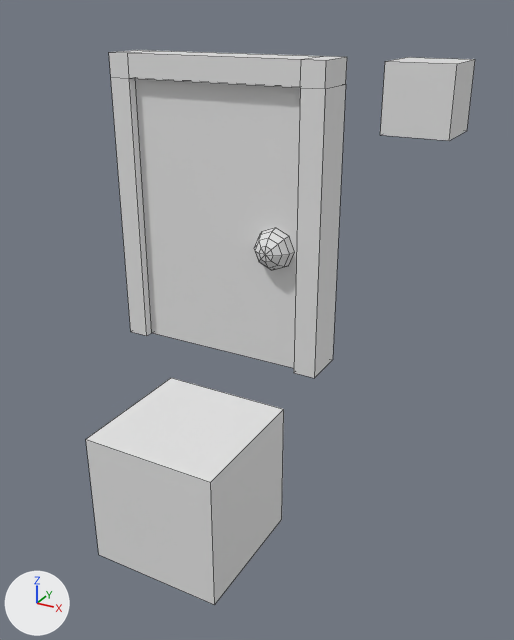
Two versions of the Blender file saunastein/assets/blends/saunaguy.blend, one commit apart.
Camera for both pictures: a 50 mm camera at (10.0, -13.09, 7.37) aimed at (2.67, 0.24, 0.7). Every picture has the same lights, and +X, +Y and +Z are marked at lower left. Mesh edges are drawn as thin lines. Objects named as collision shapes, trigger or cutter boxes, shadow casters or lower levels of detail are left out.

In view in the first picture: 'cube.001', 'cube.002', 'door', 'door_root'.
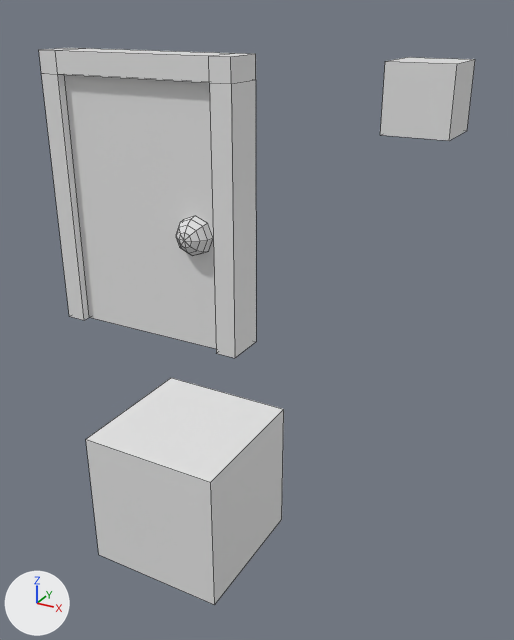
Where the change shows, as pixel boxes [x1, y1, x2, y2] in the pictures (514 x 640 px):
'door', moved
    before: [135, 78, 300, 368]
    after: [64, 75, 216, 349]
'door_root', mesh moved
    before: [109, 50, 347, 378]
    after: [39, 48, 256, 358]

The change, as a list of edits to the scene's bpy script:
```text
Change me_cube_005:
    where me_cube_005.from_pydata(...)  # 24 vertices, 22 faces; spans x -0.5..4.5, y -0.5..0.5, z 0.0..6.5
    used by ob_door_root; location = (0.0, 0.0, 0.0)
    me_cube_005 part 1: the whole mesh is moved by (-2.0, 0.0, 0.0)
Change ob_door:
    ob_door.location: (0.0, 0.0, 0.0) -> (-2.0, 0.0, 0.0)
```
